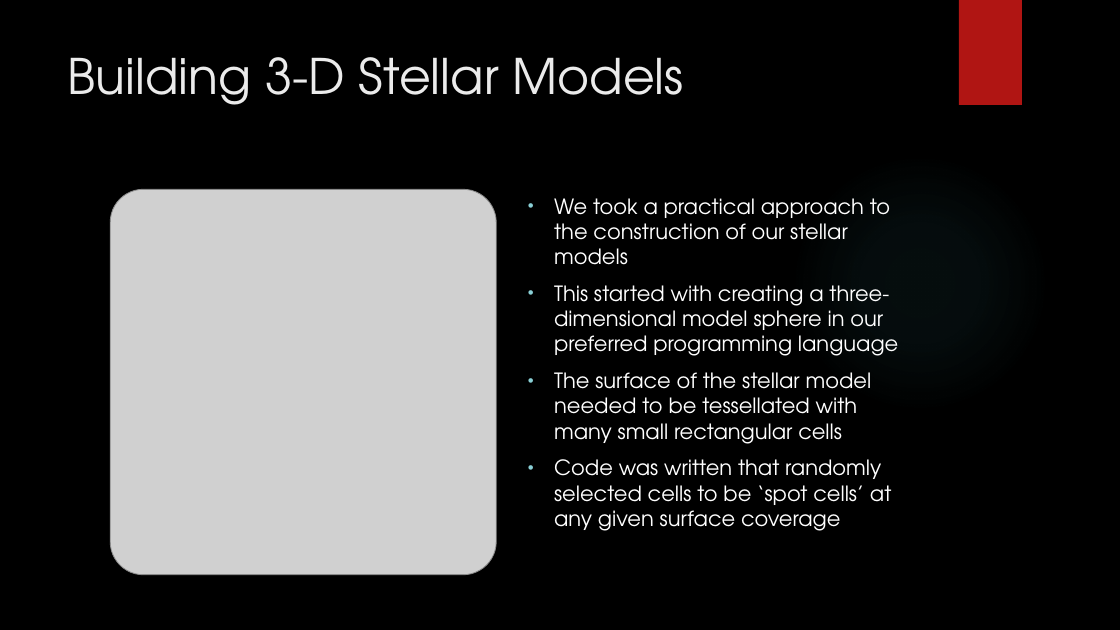
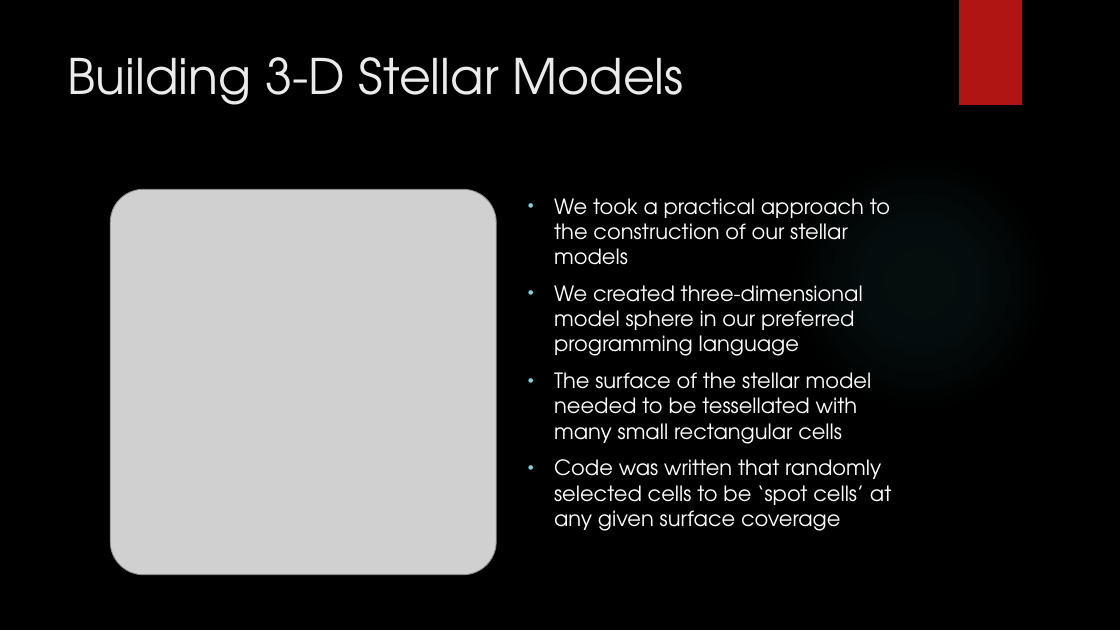
Before and after one commit to mljohn2151/ASTR-3150-GitHub, a slide deck: slide 3 of FUSE - Mottled Stars/FUSE Methodology/Mottled Stars Methodology.pptx. Drawn at 1120x630 pixels with LibreOffice and Linux fonts; fonts in the diff are those of the drawing; grey boxes stand for pictures; background and template pictures are left out. Boxes give left, top, right and bottom in pixels: in the first picture for what was removed or moved away, otherwise in the second. Text is boxed around its words. In the diff, an @@ line names an element or a change of style, - is before the commit and + after.

```diff
--- a/FUSE - Mottled Stars/FUSE Methodology/Mottled Stars Methodology.pptx
+++ b/FUSE - Mottled Stars/FUSE Methodology/Mottled Stars Methodology.pptx
@@ text at (x1=554, y1=285, x2=863, y2=356): text changed @@
-• This started with creating a three-dimensional model sphere in our preferred programming language
+• We created three-dimensional model sphere in our preferred programming language
```
Also in this commit, not shown: 1 other slide changed, 1 other file.
